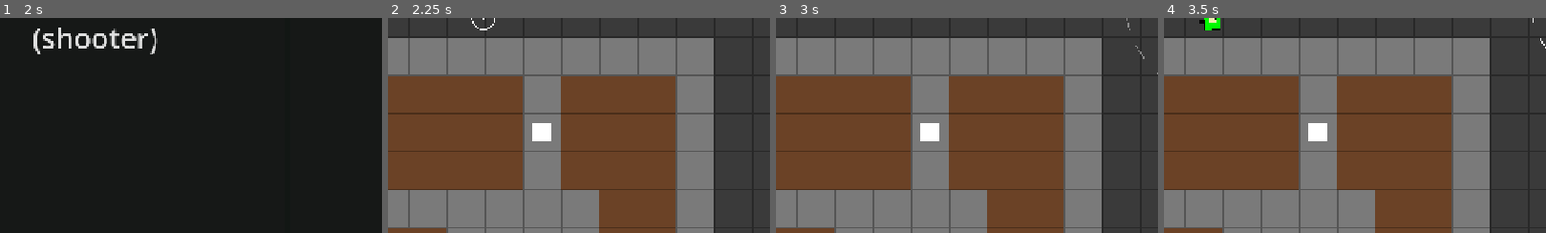
Above: before the commit, frames 1-4 (left to right).
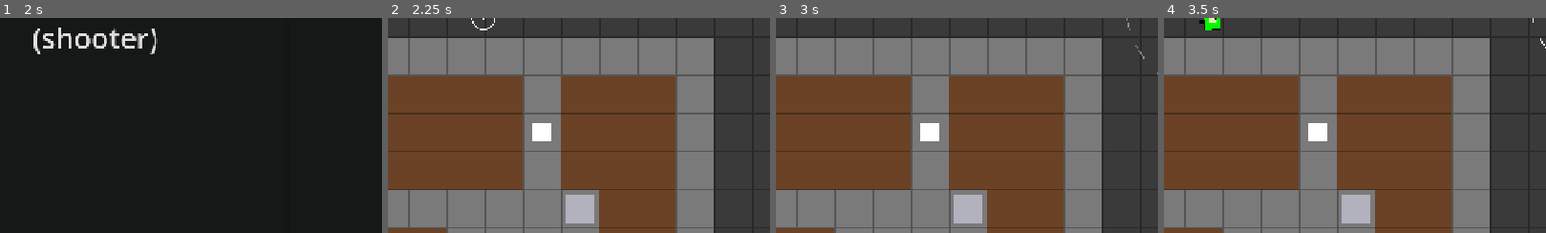
Above: after the commit, the same moments.

Repository: MKBSP/Zombie-game
Game: Godot game, scene res://scenes/ui/main_menu.tscn
Same seed, same stepped clock (60 frames per second), same inputs: the game is played once before the commit and once after it.
Inputs (mouse positions are % of the whole screen's width and height, from its top left):
- Up to frame 1 (2 s): click "PLAY" at 0.5 s; click "SINGLE PLAYER" at 1.25 s
- Up to frame 2 (2.25 s): click "HUMAN (shooter)" at 2 s
- Up to frame 3 (3 s): tap Enter (ui_accept) at 2.75 s; move the mouse to (72, 45) at 2.77 s; hold D (move_right) from 2.78 s (still down); tap X (drop_weapon) at 2.85 s; click (72, 45) at 2.92 s
- Up to frame 4 (3.5 s): keep holding D (move_right); tap Enter (ui_accept) at 3.02 s
The pictures show only the part of the screen within x 12-62%, y 50-100%; the shares and areas given below are measured in that part.

Frame 1 is identical in both runs. In frame 2, 1.0% of the frame differs, in the area x 46-54%, y 82-96%; in frame 3, 1.0%; in frame 4, 1.0%.

Commit message:
feat(melee): melee pickup + world spawn
Co-Authored-By: Claude Opus 4.8 <noreply@anthropic.com>

Diff:
--- a/scenes/pickup/pickup.gd
+++ b/scenes/pickup/pickup.gd
@@ -5,7 +5,7 @@
 ## (replicated on spawn) drives both the tint and the effect. Effects run
 ## server-side and mutate the shooter directly.
 
-enum Kind { AMMO_MAG, RIFLE, SHOTGUN, MEDPACK, MACHINEGUN }
+enum Kind { AMMO_MAG, RIFLE, SHOTGUN, MEDPACK, MACHINEGUN, MELEE }
 
 const COLORS := {
 	Kind.AMMO_MAG: Color(0.95, 0.85, 0.2),
@@ -13,6 +13,7 @@
 	Kind.SHOTGUN: Color(1.0, 0.5, 0.2),
 	Kind.MEDPACK: Color(0.9, 0.2, 0.3),
 	Kind.MACHINEGUN: Color(0.6, 0.6, 0.65),
+	Kind.MELEE: Color(0.7, 0.7, 0.75),
 }
 
 const PICKUP_SCENE := preload("res://scenes/pickup/pickup.tscn")
@@ -23,6 +24,7 @@
 	Weapons.RIFLE: Kind.RIFLE,
 	Weapons.SHOTGUN: Kind.SHOTGUN,
 	Weapons.MACHINEGUN: Kind.MACHINEGUN,
+	Weapons.MELEE: Kind.MELEE,
 }
 
 @export var kind: int = Kind.AMMO_MAG:
@@ -57,6 +59,8 @@
 			_take_special(body, Weapons.SHOTGUN)
 		Kind.MACHINEGUN:
 			_take_special(body, Weapons.MACHINEGUN)
+		Kind.MELEE:
+			_take_melee(body, Weapons.MELEE)
 		Kind.MEDPACK:
 			body.heal(50)
 	queue_free()
@@ -71,6 +75,14 @@
 	body.give_special(weapon_id)
 
 
+## Hand a melee to the shooter, dropping any different melee they hold.
+func _take_melee(body: Node2D, weapon_id: int) -> void:
+	var old: int = body.held_melee
+	if old != -1 and old != weapon_id:
+		_drop_weapon_pickup(old, body)
+	body.give_melee(weapon_id)
+
+
 ## Spawn the swapped-out weapon as a world pickup, offset behind the shooter so
 ## it doesn't get instantly re-collected.
 func _drop_weapon_pickup(weapon_id: int, body: Node2D) -> void:
--- a/scenes/shooter/shooter.gd
+++ b/scenes/shooter/shooter.gd
@@ -418,6 +418,13 @@
 	_notify_pickup(kind)
 
 
+func give_melee(weapon_id: int) -> void:
+	held_melee = weapon_id
+	equipped = weapon_id
+	_cancel_reload()
+	_notify_pickup(Pickup.Kind.MELEE)
+
+
 func heal(amount: int) -> void:
 	hp = min(hp + amount, max_hp)  # setter emits hp_changed
 	_notify_pickup(Pickup.Kind.MEDPACK)
--- a/scenes/world/world.gd
+++ b/scenes/world/world.gd
@@ -223,13 +223,14 @@
 		Pickup.Kind.RIFLE: 1,
 		Pickup.Kind.SHOTGUN: 1,
 		Pickup.Kind.MACHINEGUN: 1,
+		Pickup.Kind.MELEE: 1,
 		Pickup.Kind.MEDPACK: 2,
 	}
 	for kind in counts:
 		for _i in range(counts[kind]):
 			# Keep the special guns close to the shooter so they're findable
 			# during testing; everything else scatters across the map.
-			var near_player: bool = kind == Pickup.Kind.RIFLE or kind == Pickup.Kind.SHOTGUN or kind == Pickup.Kind.MACHINEGUN
+			var near_player: bool = kind == Pickup.Kind.RIFLE or kind == Pickup.Kind.SHOTGUN or kind == Pickup.Kind.MACHINEGUN or kind == Pickup.Kind.MELEE
 			var pos := _find_item_spawn(near_player)
 			if pos == Vector2.INF:
 				continue
